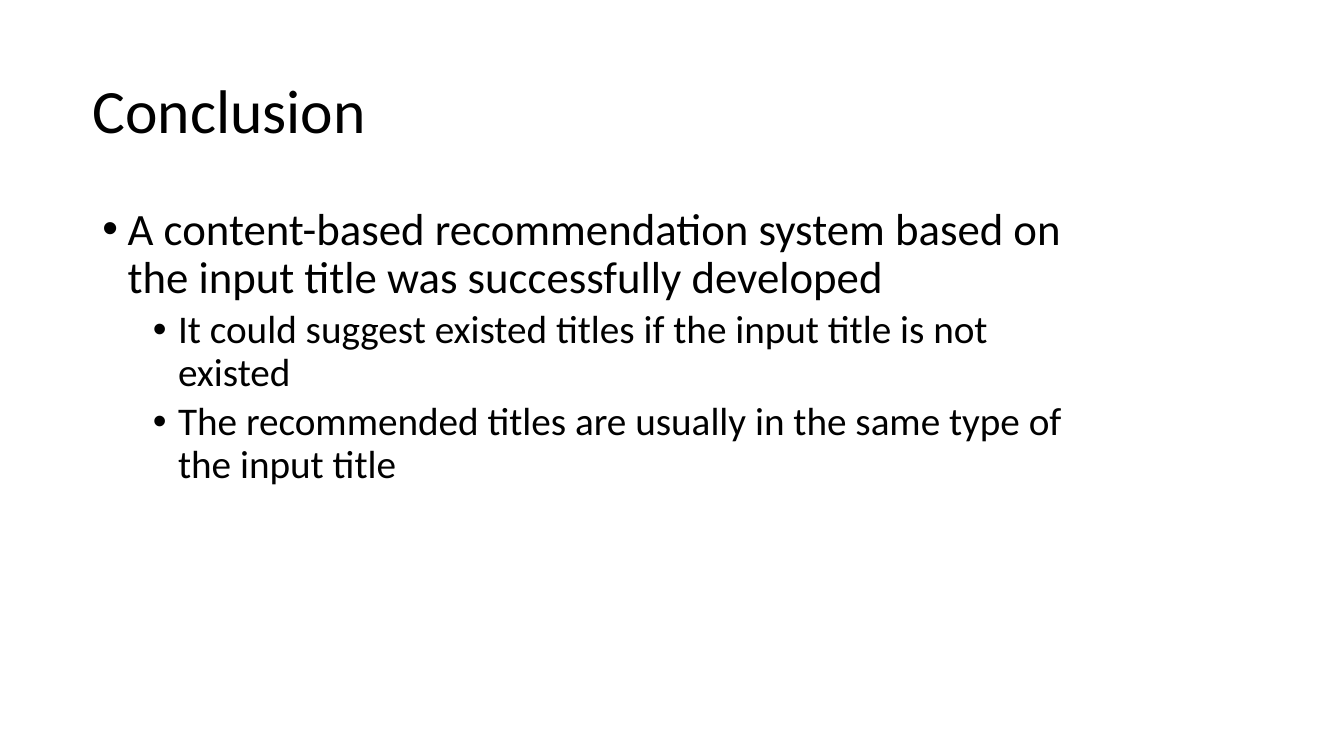
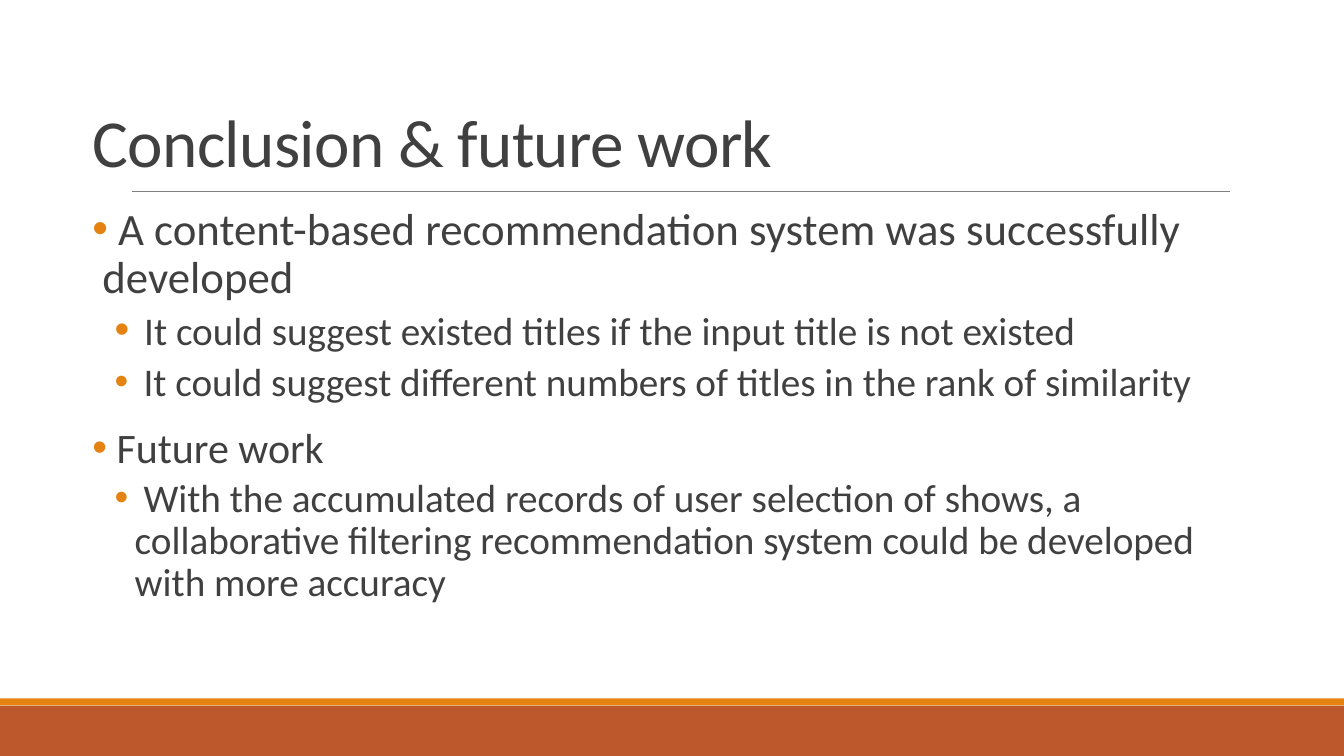
Before and after one commit to eegshou/proj5, a slide deck: slide 10 of Presentation_project5.pptx (slide 9 before the commit). Drawn at 1344x756 pixels with LibreOffice and Linux fonts; fonts in the diff are those of the drawing. Boxes give left, top, right and bottom in pixels: in the first picture for what was removed or moved away, otherwise in the second. Text is boxed around its words. In the diff, an @@ line names an element or a change of style, - is before the commit and + after.

```diff
--- a/Presentation_project5.pptx
+++ b/Presentation_project5.pptx
@@ title "Conclusion & future work" at [93,120,773,168]: vertical alignment middle to bottom @@
@@ title at [93,120,773,168]: text changed; size 44 to 48 pt; text colour #000000 to #404040 @@
-Conclusion
+Conclusion & future work
@@ line added from (132, 192) to (1231, 192), #808080 0.5 pt @@
@@ text at [102,214,1180,301]: text changed; text colour #000000 to #404040 @@
-• A content-based recommendation system based on the input title was successfully developed
+• A content-based recommendation system was successfully developed
@@ text at [144,317,1075,352]: text colour #000000 to #404040 in "It could suggest existed titles if the ..."; indent changed; more space between paragraphs @@
@@ text at [117,368,1194,603]: text changed; text colour #000000 to #404040 @@
-  • The recommended titles are usually in the same type of the input title
+  • It could suggest different numbers of titles in the rank of similarity
+• Future work
+  • With the accumulated records of user selection of shows, a collaborative filtering recommendation system could be developed with more accuracy
@@ rectangle added at [0,706,1344,756], fill #BD582C @@
@@ rectangle added at [0,699,1344,706], fill #E48312 @@
```
Also in this commit, not shown: 6 other slides changed, 4 slides added, 3 slides removed, 3 other files.
